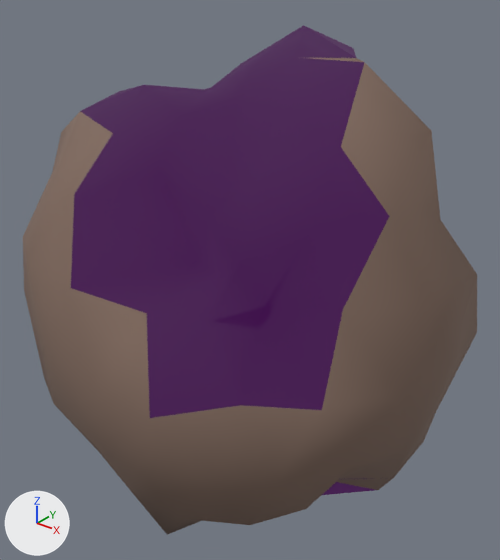
A saved change to the glTF model assets/asteroids/asteroid_sml_13.glb.
Before and after are seen from a 50 mm lens placed at (1.505, -1.903, 1.235), pointed at (-0.019, 0.002, 0.054). The axes (+X, +Y, +Z) are drawn at lower left. The lights are the same throughout. The older version comes first.

The older version as bpy lines, for what is in view:
```python
mat_crater_asteroid_sml_13 = principled_material('Crater_asteroid_sml_13')
mat_crater_asteroid_sml_13.base_color = (0.02, 0.01, 0.02)  # black #271927
mat_crater_asteroid_sml_13.roughness = 1.0
mat_crater_asteroid_sml_13.emission_color = (0.042, 0.0, 0.063)  # dark purple #3a0047
mat_crater_asteroid_sml_13.emission_strength = 1.0
me_icosphere = bpy.data.meshes.new('Icosphere')
me_icosphere.from_pydata(...)  # 162 vertices, 320 faces; spans x -0.8..0.82, y -0.82..0.81, z -0.96..0.98
# faces by material slot: [169, 151]
me_icosphere.materials.append(mat_rock_asteroid_sml_13)  # brown #80695d
me_icosphere.materials.append(mat_crater_asteroid_sml_13)  # black #271927
ob_asteroid_sml_13 = bpy.data.objects.new('asteroid_sml_13', me_icosphere)
ob_asteroid_sml_13.location = (0.0, 0.0, 0.0)
```
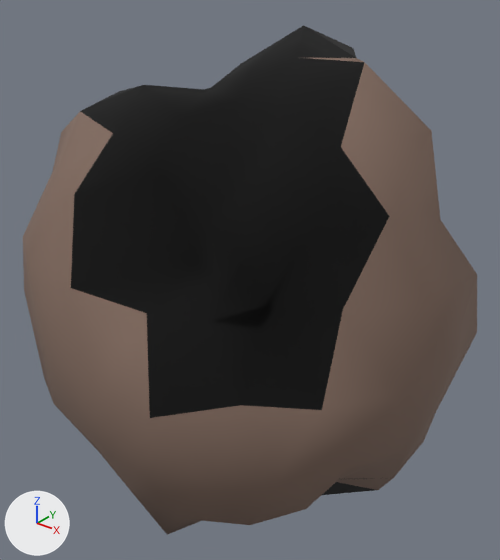
Diff of the bpy script that builds the scene:
```diff
--- a/assets/asteroids/asteroid_sml_13.glb.py
+++ b/assets/asteroids/asteroid_sml_13.glb.py
@@ mat_crater_asteroid_sml_13 @@
 mat_crater_asteroid_sml_13 = principled_material('Crater_asteroid_sml_13')
-mat_crater_asteroid_sml_13.base_color = (0.02, 0.01, 0.02)  # black #271927
+mat_crater_asteroid_sml_13.base_color = (0.0, 0.0, 0.0)  # black #000000
 mat_crater_asteroid_sml_13.roughness = 1.0
-mat_crater_asteroid_sml_13.emission_color = (0.042, 0.0, 0.063)  # dark purple #3a0047
-mat_crater_asteroid_sml_13.emission_strength = 1.0
```

Pixel boxes (x1, y1, x2, y2) of what changed, in the pictures (500 x 560 px):
'asteroid_sml_13', recoloured, surface changed (darker): (68, 25, 392, 496) in both
